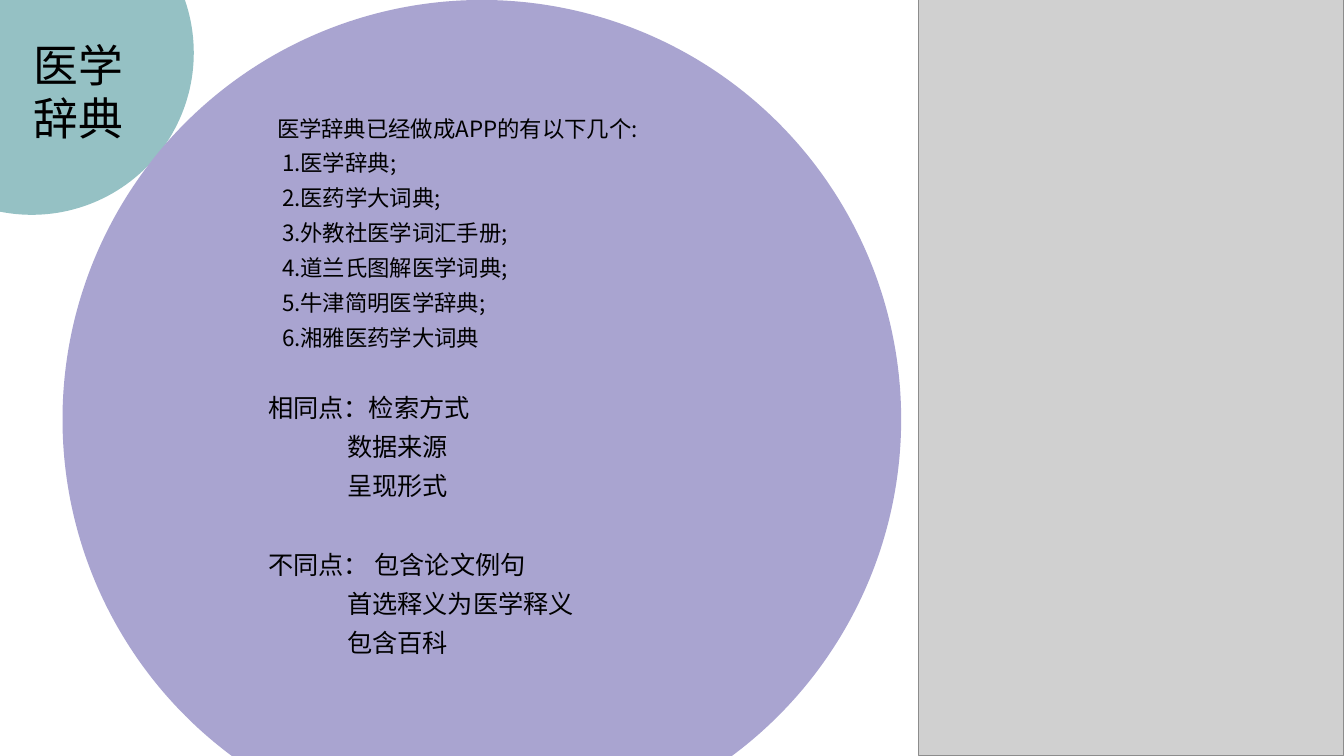
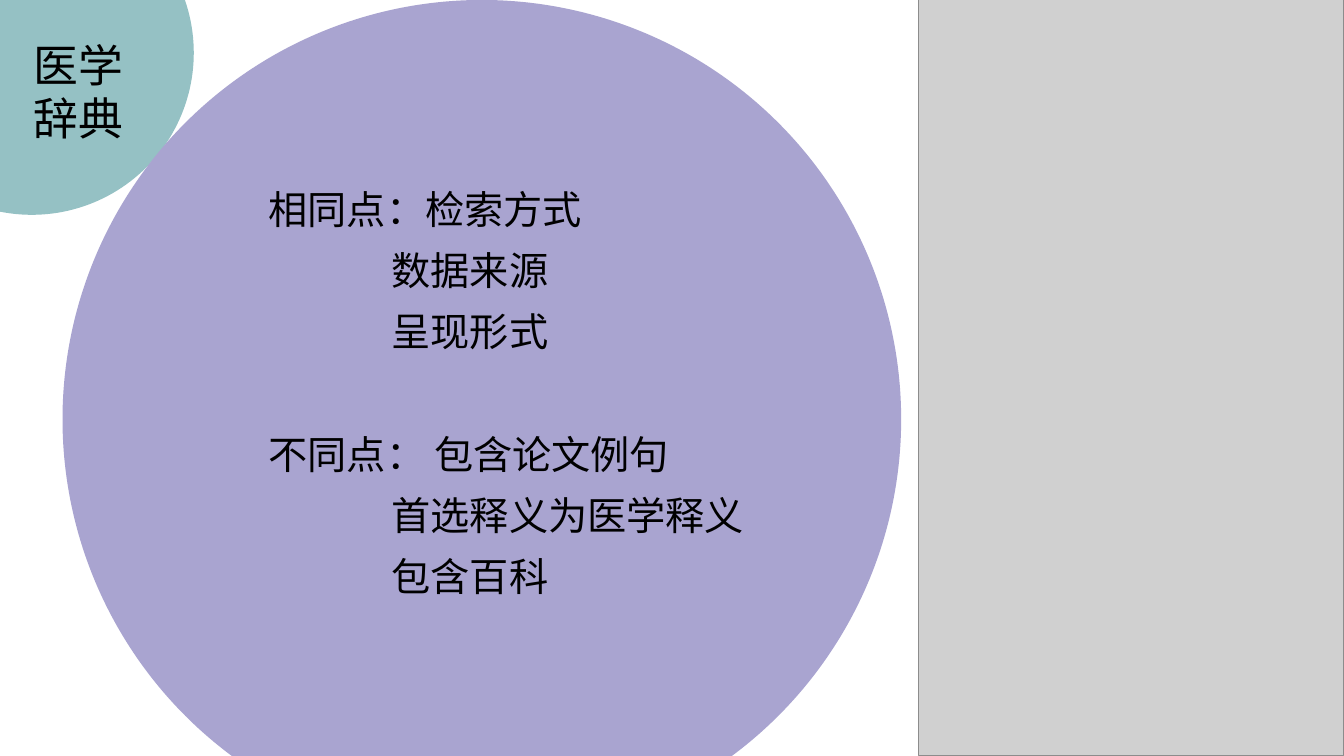
Before and after one commit to peijiawen98/TLK_1107, a slide deck: slide 6 of 电子词典需求分析.pptx. Drawn at 1344x756 pixels with LibreOffice and Linux fonts; fonts in the diff are those of the drawing; grey boxes stand for pictures. Boxes give left, top, right and bottom in pixels: in the first picture for what was removed or moved away, otherwise in the second. Text is boxed around its words. In the diff, an @@ line names an element or a change of style, - is before the commit and + after.

```diff
--- a/电子词典需求分析.pptx
+++ b/电子词典需求分析.pptx
@@ text removed at (x1=277, y1=118, x2=638, y2=348) @@
-医学辞典已经做成APP的有以下几个:
-1.医学辞典;
-2.医药学大词典;
-3.外教社医学词汇手册;
-4.道兰氏图解医学词典;
-5.牛津简明医学辞典;
-6.湘雅医药学大词典
@@ text "相同点：检索方式" moved from (x1=268, y1=395, x2=574, y2=654) to (x1=269, y1=191, x2=744, y2=594) @@
@@ text "相同点：检索方式" at (x1=269, y1=191, x2=744, y2=594): size 18 to 28 pt @@
```
Also in this commit, not shown: 2 other slides changed, 1 slide removed.
